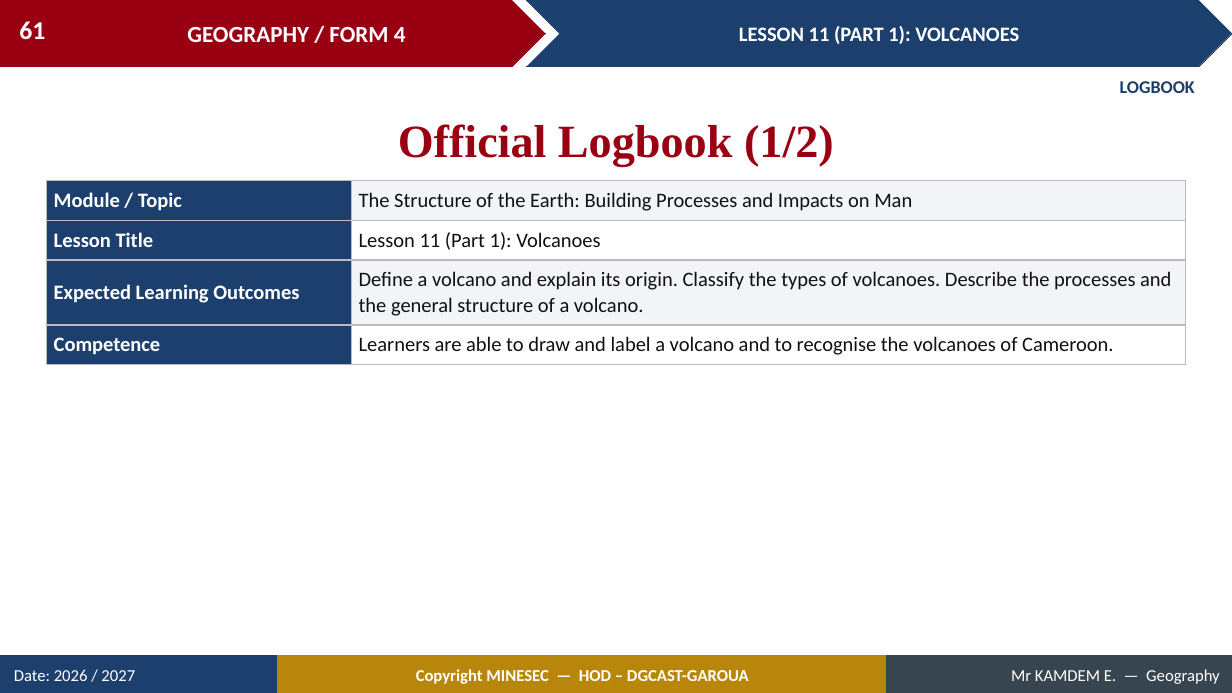
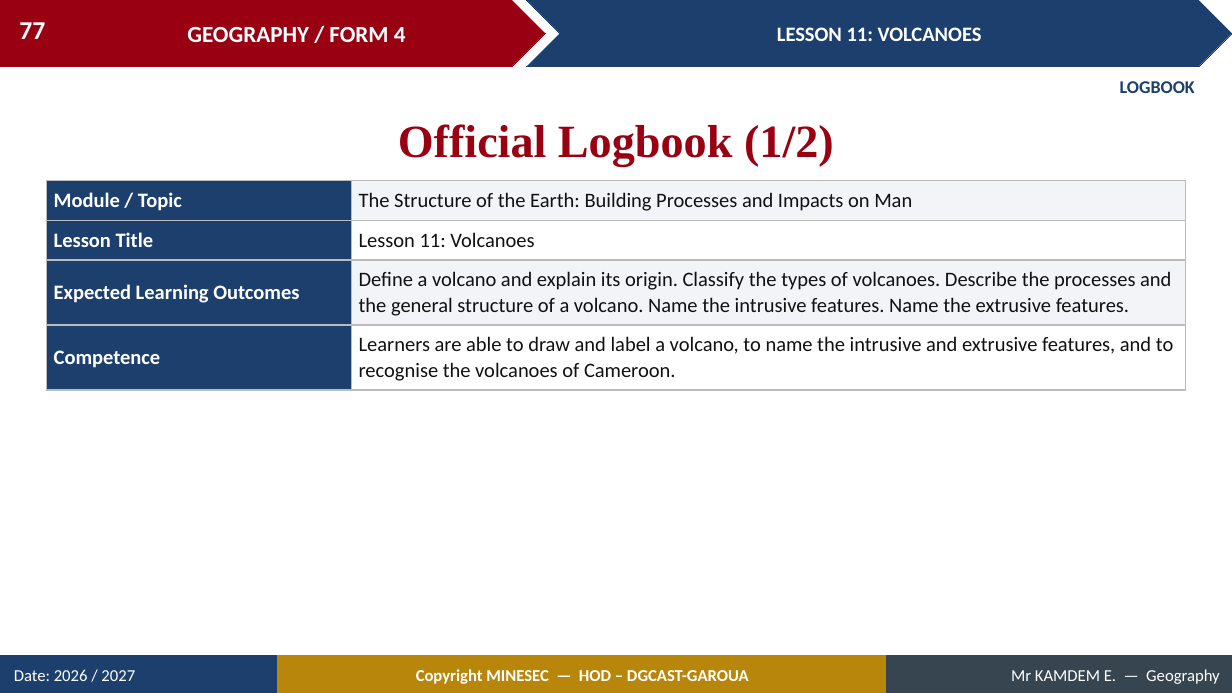
Before and after one commit to Berthautk/linea-github, a slide deck: slide 77 of lecons/F3/14_FORM4_LESSON11_Volcanoes.pptx (slide 61 before the commit). Drawn at 1232x693 pixels with LibreOffice and Linux fonts; fonts in the diff are those of the drawing. Boxes give left, top, right and bottom in pixels: in the first picture for what was removed or moved away, otherwise in the second. Text is boxed around its words. In the diff, an @@ line names an element or a change of style, - is before the commit and + after.

```diff
--- a/lecons/F3/14_FORM4_LESSON11_Volcanoes.pptx
+++ b/lecons/F3/14_FORM4_LESSON11_Volcanoes.pptx
@@ page number at bbox=[19, 22, 45, 39]: text changed @@
-61
+77
@@ text in chevron at bbox=[777, 27, 982, 41]: text changed @@
-LESSON 11 (PART 1): VOLCANOES
+LESSON 11: VOLCANOES
@@ table at bbox=[46, 180, 1186, 385] @@
-row 2, column 2: Lesson 11 (Part 1): Volcanoes
+row 2, column 2: Lesson 11: Volcanoes
-row 3, column 2: Define a volcano and explain its origin. Classify the types of volcanoes. Describe the processes and the general structure of a volcano.
+row 3, column 2: Define a volcano and explain its origin. Classify the types of volcanoes. Describe the processes and the general structure of a volcano. Name the intrusive features. Name the extrusive features.
-row 4, column 2: Learners are able to draw and label a volcano and to recognise the volcanoes of Cameroon.
+row 4, column 2: Learners are able to draw and label a volcano, to name the intrusive and extrusive features, and to recognise the volcanoes of Cameroon.
```
Also in this commit, not shown: 60 other slides changed, 19 slides added, 3 slides removed, 10 other files.
